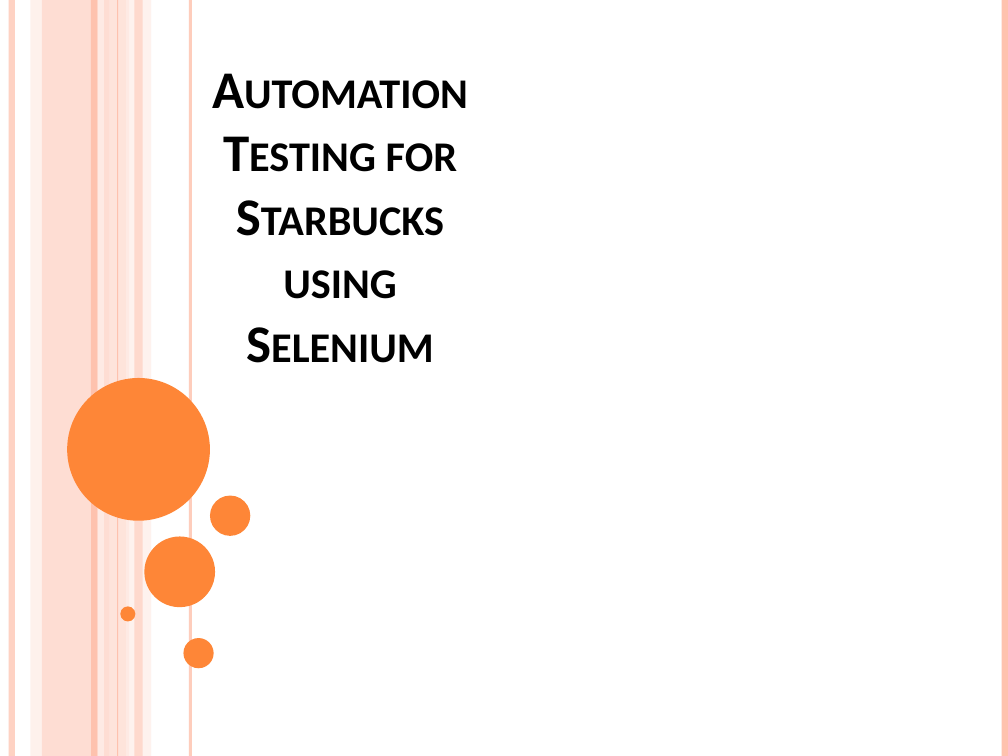
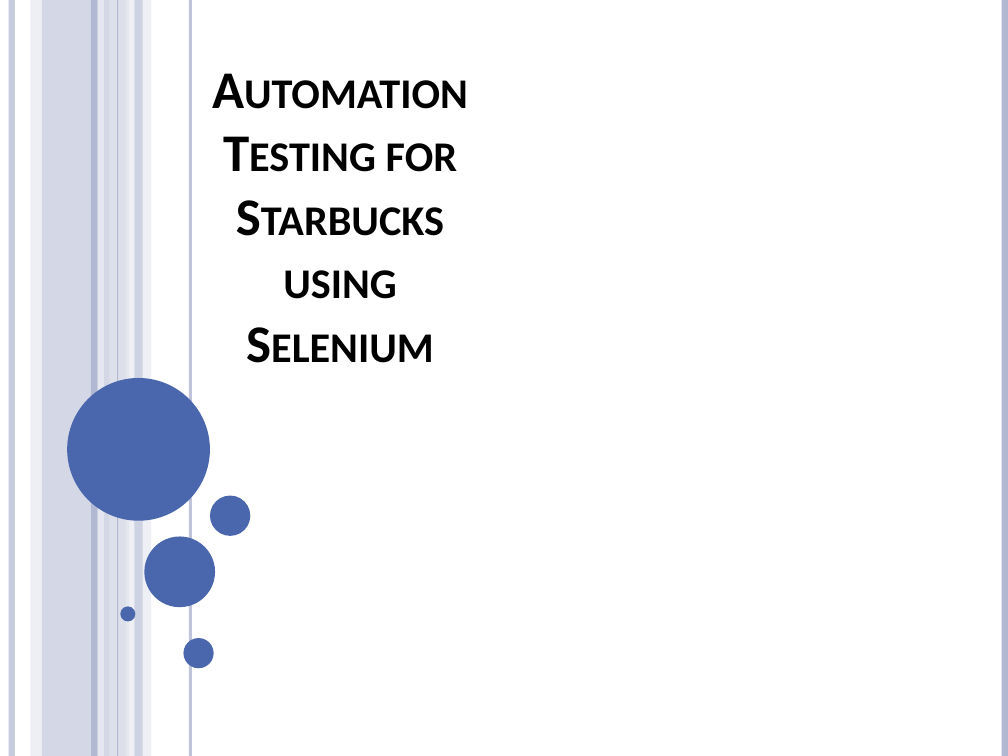
Before and after one commit to jburns1234/Starbucks-Testing, a slide deck: slide 1 of presentation.pptx. Drawn at 1008x756 pixels with LibreOffice and Linux fonts; fonts in the diff are those of the drawing; background and template pictures are left out. Boxes give left, top, right and bottom in pixels: in the first picture for what was removed or moved away, otherwise in the second. Text is boxed around its words. In the diff, an @@ line names an element or a change of style, - is before the commit and + after.

Commit message:
Modified Presentation

```diff
--- a/presentation.pptx
+++ b/presentation.pptx
@@ line (12, 0) - (12, 756): stroke #FEC3AE 4.5 pt to #B2B8D2 4.5 pt @@
@@ rectangle at bbox=[30, 0, 41, 756]: fill #FFD9CE at 36% opacity to #D0D3E3 at 36% opacity @@
@@ rectangle at bbox=[42, 0, 110, 756]: fill #FEC3AE at 54% opacity to #B2B8D2 at 54% opacity @@
@@ line (94, 0) - (94, 756): stroke #FEC3AE 4.5 pt to #B2B8D2 4.5 pt @@
@@ line (101, 0) - (101, 756): stroke #FFEDE8 4.5 pt to #E9EAF1 4.5 pt @@
@@ rectangle at bbox=[109, 0, 129, 756]: fill #FFD9CE at 70% opacity to #D0D3E3 at 70% opacity @@
@@ line (118, 0) - (118, 756): stroke #FEC3AE 0.75 pt to #B2B8D2 0.75 pt @@
@@ rectangle at bbox=[126, 0, 151, 756]: fill #FFEDE8 at 71% opacity to #E9EAF1 at 71% opacity @@
@@ rectangle at bbox=[134, 0, 142, 756]: fill #FEC3AE at 51% opacity to #B2B8D2 at 51% opacity @@
@@ line (191, 0) - (191, 756): stroke #FEC3AE 2.25 pt to #B2B8D2 2.25 pt @@
@@ line (1005, 0) - (1005, 756): stroke #FEC3AE 4.5 pt to #B2B8D2 4.5 pt @@
@@ fill #FE8637 to #4A66AC in 5 elements at bbox=[68, 378, 211, 521], bbox=[144, 536, 215, 607], bbox=[120, 607, 135, 622], bbox=[183, 638, 214, 668], bbox=[210, 496, 250, 536] @@
```
Also in this commit, not shown: 8 other slides changed, 12 slides added, 1 slide removed.
